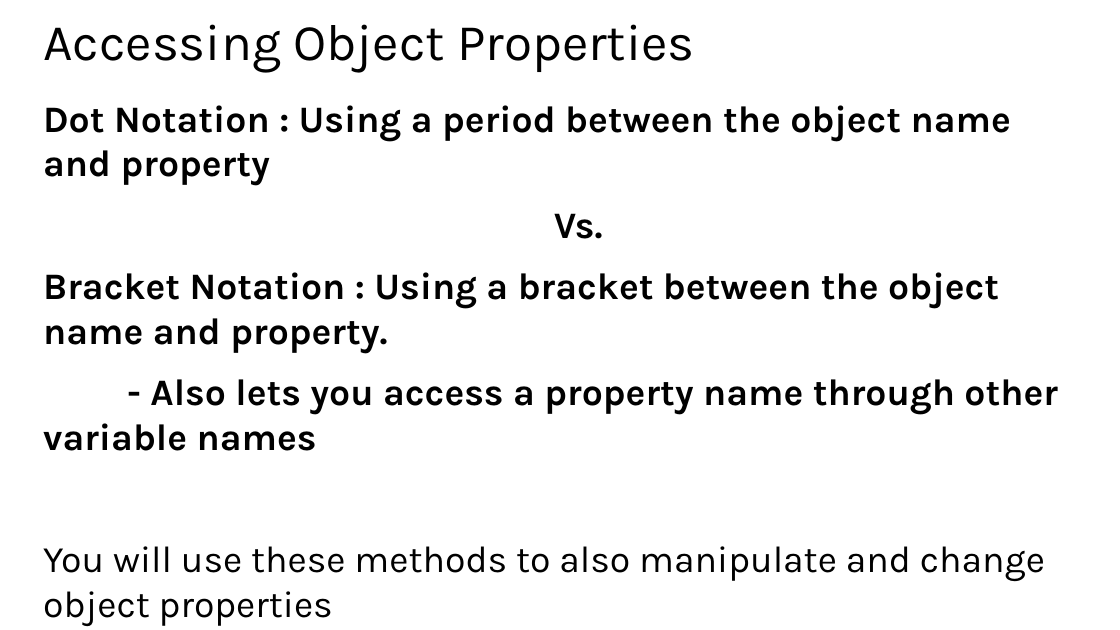
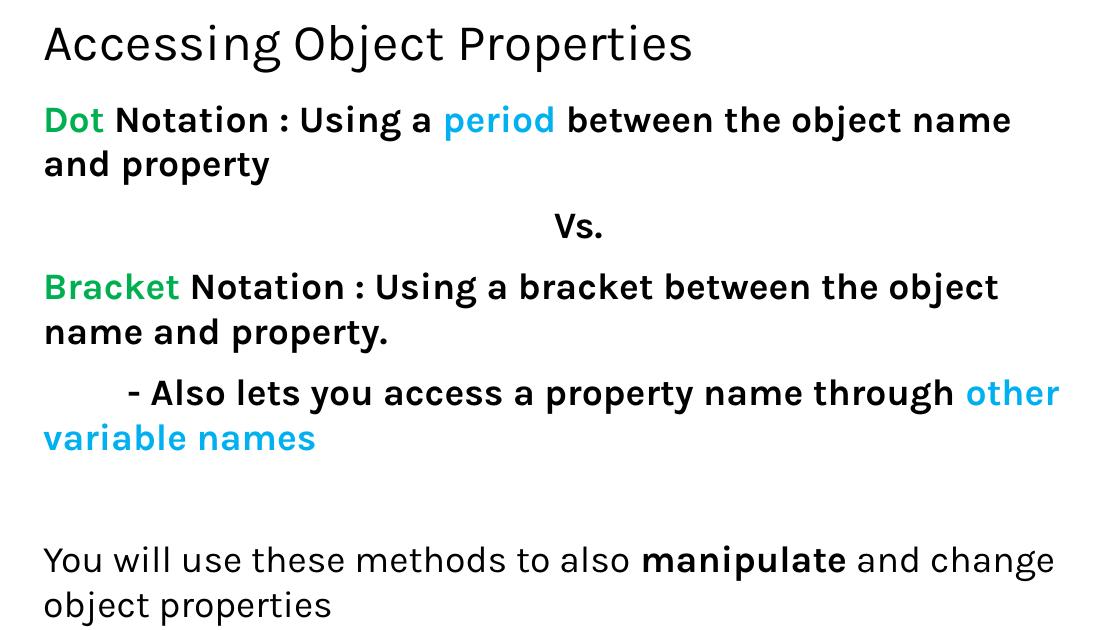
Before and after one commit to xgqfrms/MVA, a slide deck: slide 10 of 01面向有经验开发人员的 JavaScript 课程/MVA resource/02.pptx. Drawn at 1120x630 pixels with LibreOffice and Linux fonts; fonts in the diff are those of the drawing. Boxes give left, top, right and bottom in pixels: in the first picture for what was removed or moved away, otherwise in the second. Text is boxed around its words. In the diff, an @@ line names an element or a change of style, - is before the commit and + after.

```diff
--- a/01面向有经验开发人员的 JavaScript 课程/MVA resource/02.pptx
+++ b/01面向有经验开发人员的 JavaScript 课程/MVA resource/02.pptx
@@ text at (x1=43, y1=105, x2=1060, y2=626): text colour #000000 to #00B050 in "Dot", "Bracket"; text colour #000000 to #00B0F0 in "period", "other variable names"; bold on in "manipulate" @@
```
Also in this commit, not shown: 10 other slides changed, 4 other files.
